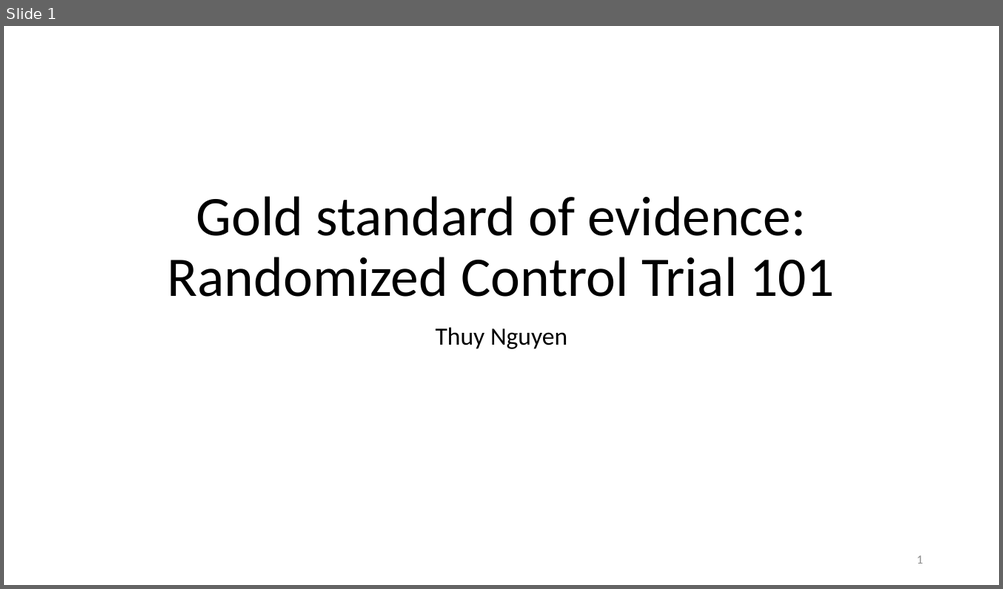
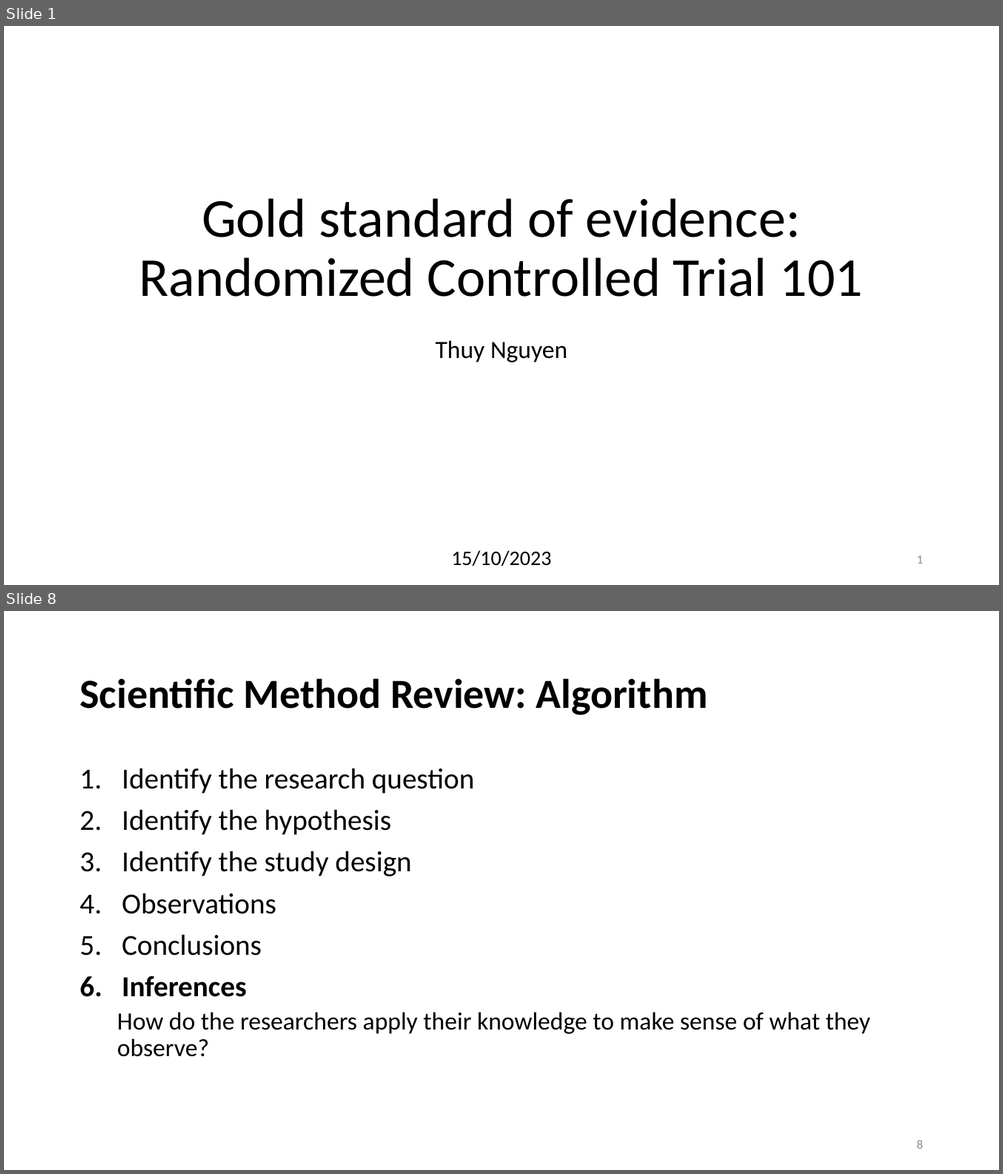
Before and after one commit to thuydtng/Adult-Education, a slide deck: Randomized Control Trial.pptx. Shown one above the other, each under a label of ours: slide 1 before the commit, slides 1 and 8 after it; the slides between them are not shown. The pictures are 1003x589 and 1003x1174 pixels, drawn with LibreOffice and Linux fonts; fonts in the diff are those of the drawing. Boxes give left, top, right and bottom in pixels: in the first picture for what was removed or moved away, otherwise in the second. Text is boxed around its words. In the diff, an @@ line names an element or a change of style, - is before the commit and + after.

Commit message:
Scientific method review

```diff
--- a/Randomized Control Trial.pptx
+++ b/Randomized Control Trial.pptx
@@ slide 8 added at (4,611,999,1170), background #FFFFFF @@
@@ title added at (79,678,708,715), 40 pt, text #000000, bold @@
+Scientific Method Review: Algorithm
@@ text added at (117,768,871,1057), 28 pt, text #000000 @@
+1. Identify the research question
+2. Identify the hypothesis
+3. Identify the study design
+4. Observations
+5. Conclusions
+6. Inferences
+  How do the researchers apply their knowledge to make sense of what they observe?
@@ page number added at (916,1140,922,1149), 12 pt, text #8C8C8C @@
+8
@@ slide 1 changed as well @@
@@ title at (139,198,863,297): text changed; size 54 to 53 pt @@
-Gold standard of evidence:
-Randomized Control Trial 101
+Gold standard of evidence:
+Randomized Controlled Trial 101
@@ subtitle "Thuy Nguyen": place and size @@
-subtitle "Thuy Nguyen" at (435,327,567,349)
+subtitle "Thuy Nguyen" at (435,340,567,363)
@@ text added at (451,551,551,567), 20 pt, text #000000 @@
+15/10/2023
```
Also in this commit, not shown: 15 other slides changed, 7 other slides added, 1 other file.
